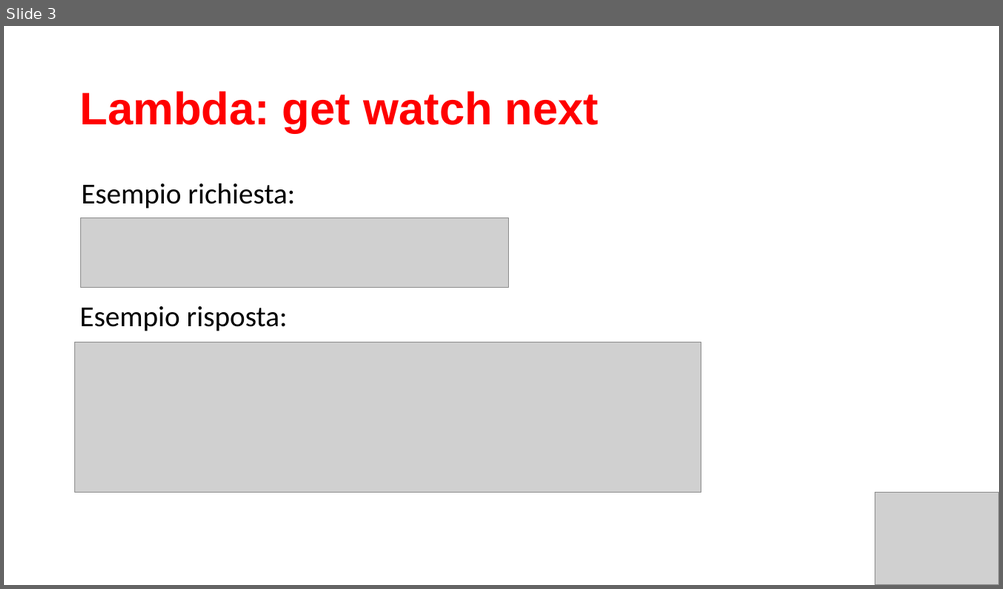
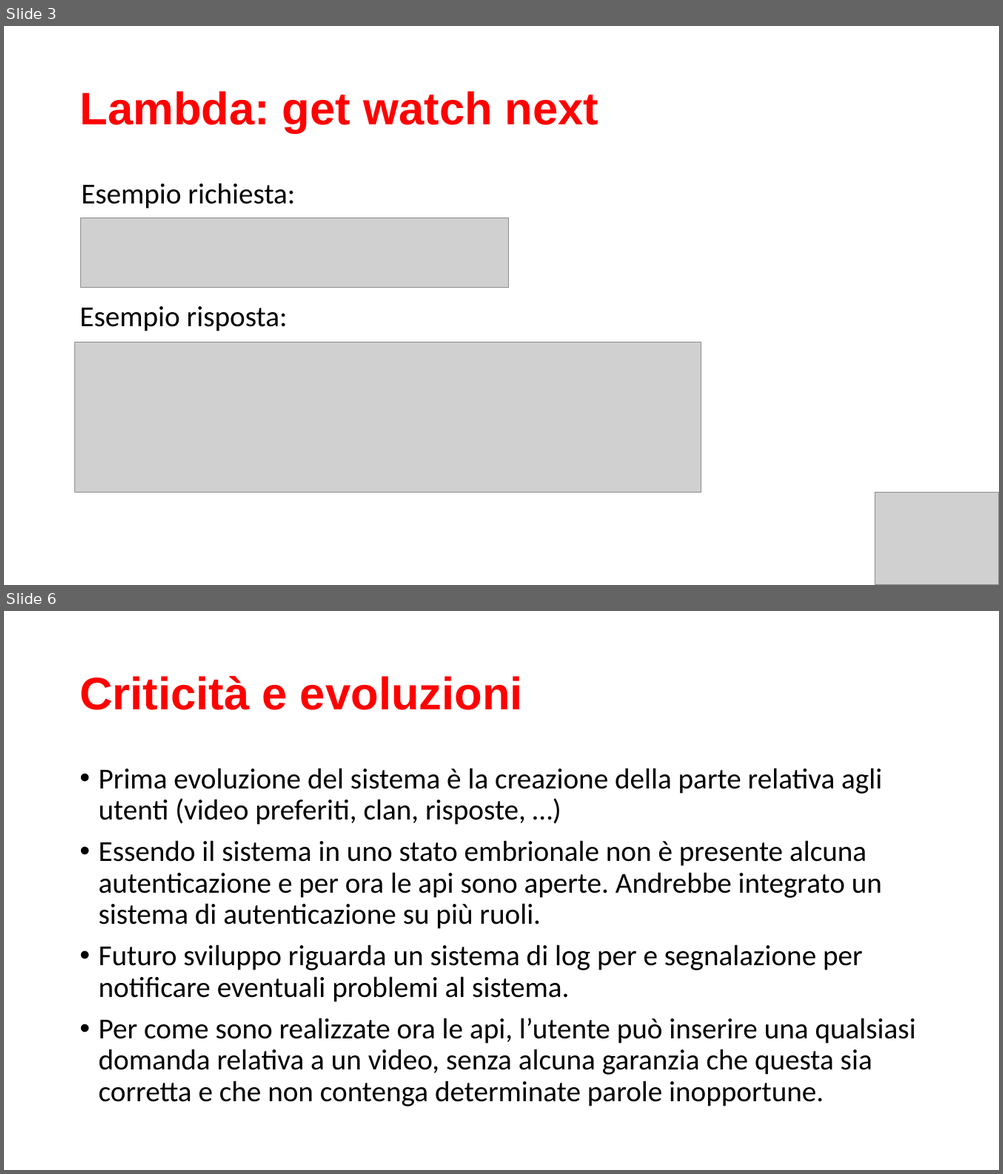
Before and after one commit to maggiorante/Mobile-Cloud-Technlogies-2021, a slide deck: Homework-3/TrivaiTed_Lambda.pptx. Shown one above the other, each under a label of ours: slide 3 before the commit, slides 3 and 6 after it; the slides between them are not shown. The pictures are 1003x589 and 1003x1174 pixels, drawn with LibreOffice and Linux fonts; fonts in the diff are those of the drawing; grey boxes stand for pictures. Boxes give left, top, right and bottom in pixels: in the first picture for what was removed or moved away, otherwise in the second. Text is boxed around its words. In the diff, an @@ line names an element or a change of style, - is before the commit and + after.

```diff
--- a/Homework-3/TrivaiTed_Lambda.pptx
+++ b/Homework-3/TrivaiTed_Lambda.pptx
@@ slide 6 added at box(4, 611, 999, 1170), background #FFFFFF @@
@@ title added at box(79, 675, 523, 710), 44 pt, text #FF0000, bold @@
+Criticità e evoluzioni
@@ text added at box(99, 768, 916, 1107), 28 pt, text #000000 @@
+• Prima evoluzione del sistema è la creazione della parte relativa agli utenti (video preferiti, clan, risposte, …)
+• Essendo il sistema in uno stato embrionale non è presente alcuna autenticazione e per ora le api sono aperte. Andrebbe integrato un sistema di autenticazione su più ruoli.
+• Futuro sviluppo riguarda un sistema di log per e segnalazione per notificare eventuali problemi al sistema.
+• Per come sono realizzate ora le api, l’utente può inserire una qualsiasi domanda relativa a un video, senza alcuna garanzia che questa sia corretta e che non contenga determinate parole inopportune.
```
Also in this commit, not shown: 2 slides changed, 1 slide removed.
